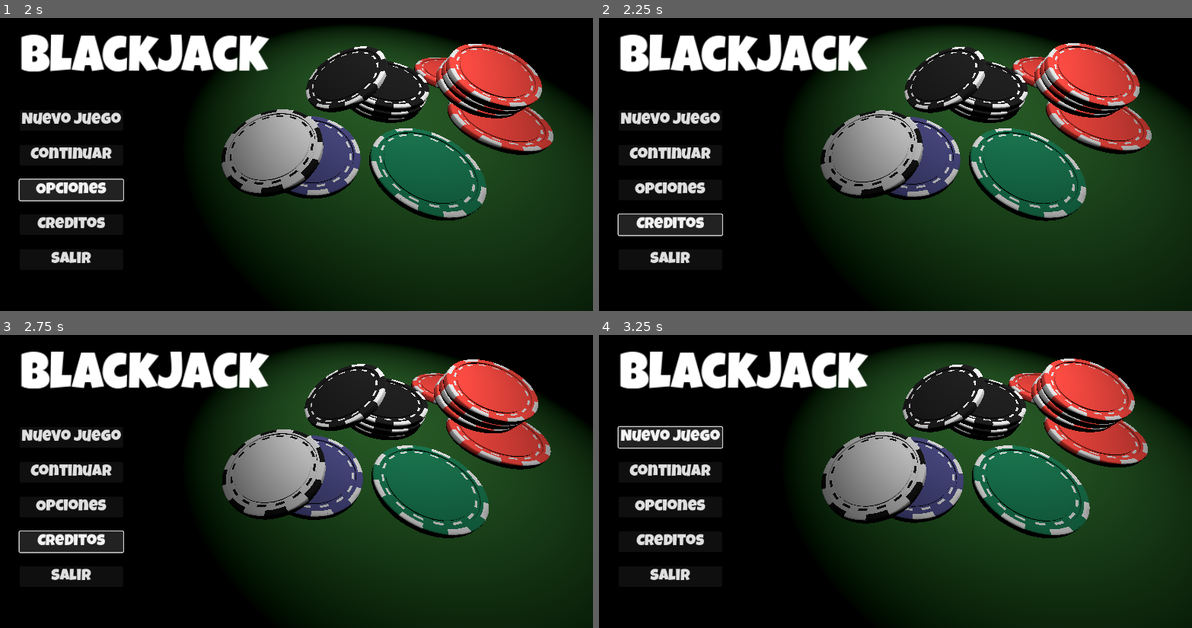
Above: before the commit, frames 1-4 (two rows, left to right).
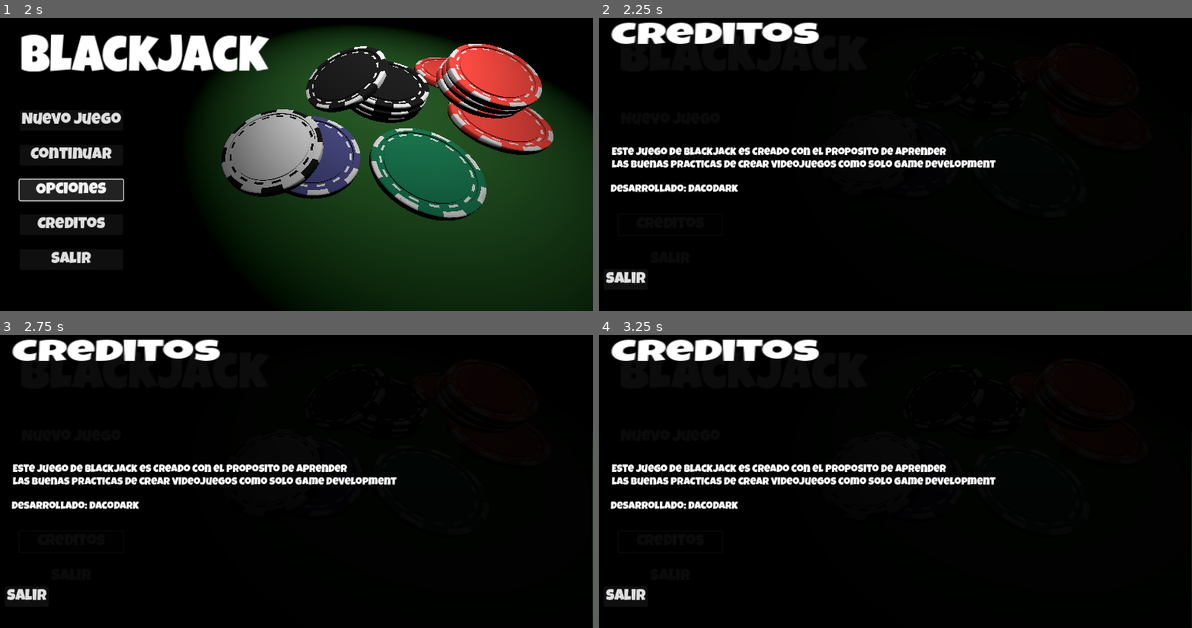
Above: after the commit, the same moments.

Repository: DacoDark/blackjack_godot
Game: Godot game, scene res://scenes/menus/main_menu.tscn
Two runs of this game, one before a commit and one after it. Both use one fixed random seed, a clock stepped at 60 frames per second and the inputs below.
Inputs:
- Up to frame 1 (2 s): click "Continuar" at 0.5 s; click "Opciones" at 1.25 s
- Up to frame 2 (2.25 s): click "Creditos" at 2 s
- Up to frame 3 (2.75 s): no input
- Up to frame 4 (3.25 s): click "Nuevo Juego" at 2.75 s

Frame 1 is identical in both runs. In frame 2, 59% of the frame differs, in the area x 1-100%, y 1-100%; in frame 3, 59%; in frame 4, 59%.

Commit message:
Creditos menu setup completo
Se termina la vista de Creditos

Diff:
--- a/scenes/menus/main_menu.tscn
+++ b/scenes/menus/main_menu.tscn
@@ -6,6 +6,7 @@
 [ext_resource type="PackedScene" uid="uid://b6md4e44ft2vm" path="res://assets/models/chips_fixed/Blue_chip.tscn" id="2_8r73w"]
 [ext_resource type="PackedScene" uid="uid://b5yq5kehgme6g" path="res://assets/models/chips_fixed/Red_chip.tscn" id="3_6bivr"]
 [ext_resource type="PackedScene" uid="uid://b4mg53xm2q51n" path="res://assets/models/chips_fixed/White_chip.tscn" id="6_1hnlc"]
+[ext_resource type="Script" uid="uid://bigot0ox8ox7e" path="res://scripts/menu/main_menu_ui.gd" id="7_1hnlc"]
 [ext_resource type="FontFile" uid="uid://dm8bh0fd63n4w" path="res://assets/models/fonts/LuckiestGuy-Regular.ttf" id="7_8r73w"]
 
 [sub_resource type="Environment" id="Environment_50h1w"]
@@ -83,13 +84,14 @@
 transform = Transform3D(1, 0, 0, 0, 0.660775, 0.750584, 0, -0.750584, 0.660775, -0.65946, 0.847126, 0.878335)
 fov = 75.2165
 
-[node name="Control" type="Control" parent="Camera3D"]
+[node name="main_menu_ui" type="Control" parent="Camera3D"]
 layout_mode = 3
 anchors_preset = 0
 offset_right = 40.0
 offset_bottom = 40.0
-
-[node name="Titulo" type="Label" parent="Camera3D/Control"]
+script = ExtResource("7_1hnlc")
+
+[node name="Titulo" type="Label" parent="Camera3D/main_menu_ui"]
 layout_mode = 1
 offset_left = 67.0
 offset_top = 124.0
@@ -100,7 +102,7 @@
 theme_override_font_sizes/font_size = 58
 text = "BlackJack"
 
-[node name="VBoxContainer" type="VBoxContainer" parent="Camera3D/Control"]
+[node name="main_menu_buttons" type="VBoxContainer" parent="Camera3D/main_menu_ui"]
 layout_mode = 0
 offset_left = 66.0
 offset_top = 267.0
@@ -108,36 +110,91 @@
 offset_bottom = 500.0
 theme_override_constants/separation = 27
 
-[node name="Nuevo Juego" type="Button" parent="Camera3D/Control/VBoxContainer"]
+[node name="Nuevo Juego" type="Button" parent="Camera3D/main_menu_ui/main_menu_buttons"]
 layout_mode = 2
 theme_override_fonts/font = ExtResource("7_8r73w")
 theme_override_font_sizes/font_size = 30
 text = "Nuevo Juego"
 
-[node name="Continuar" type="Button" parent="Camera3D/Control/VBoxContainer"]
+[node name="Continuar" type="Button" parent="Camera3D/main_menu_ui/main_menu_buttons"]
 layout_mode = 2
 theme_override_fonts/font = ExtResource("7_8r73w")
 theme_override_font_sizes/font_size = 30
 text = "Continuar
 "
 
-[node name="Opciones" type="Button" parent="Camera3D/Control/VBoxContainer"]
+[node name="Opciones" type="Button" parent="Camera3D/main_menu_ui/main_menu_buttons"]
 layout_mode = 2
 theme_override_fonts/font = ExtResource("7_8r73w")
 theme_override_font_sizes/font_size = 30
 text = "Opciones
 "
 
-[node name="Creditos" type="Button" parent="Camera3D/Control/VBoxContainer"]
+[node name="Creditos" type="Button" parent="Camera3D/main_menu_ui/main_menu_buttons"]
 layout_mode = 2
 theme_override_fonts/font = ExtResource("7_8r73w")
 theme_override_font_sizes/font_size = 30
 text = "Creditos
 "
 
-[node name="Salir" type="Button" parent="Camera3D/Control/VBoxContainer"]
+[node name="Salir" type="Button" parent="Camera3D/main_menu_ui/main_menu_buttons"]
 layout_mode = 2
 theme_override_fonts/font = ExtResource("7_8r73w")
 theme_override_font_sizes/font_size = 30
 text = "Salir
 "
+
+[node name="creditos_popup" type="ColorRect" parent="Camera3D/main_menu_ui"]
+visible = false
+layout_mode = 1
+offset_right = 1150.0
+offset_bottom = 650.0
+color = Color(0, 0, 0, 0.952941)
+
+[node name="titulo" type="Label" parent="Camera3D/main_menu_ui/creditos_popup"]
+layout_mode = 0
+offset_left = 52.0
+offset_top = 100.0
+offset_right = 121.0
+offset_bottom = 117.0
+scale = Vector2(2.29971, 1.4309)
+theme_override_fonts/font = ExtResource("7_8r73w")
+theme_override_font_sizes/font_size = 40
+text = "Creditos"
+
+[node name="Label" type="Label" parent="Camera3D/main_menu_ui/creditos_popup"]
+layout_mode = 0
+offset_left = 53.0
+offset_top = 337.0
+offset_right = 780.0
+offset_bottom = 382.0
+theme_override_fonts/font = ExtResource("7_8r73w")
+theme_override_font_sizes/font_size = 20
+text = "Este juego de blackjack es creado con el proposito de aprender
+las buenas practicas de crear videojuegos como solo game development"
+
+[node name="Label2" type="Label" parent="Camera3D/main_menu_ui/creditos_popup"]
+offset_left = 51.0
+offset_top = 407.0
+offset_right = 353.0
+offset_bottom = 436.0
+theme_override_fonts/font = ExtResource("7_8r73w")
+theme_override_font_sizes/font_size = 20
+text = "Desarrollado: dacoDark"
+
+[node name="creditos_back" type="Button" parent="Camera3D/main_menu_ui/creditos_popup"]
+offset_left = 38.0
+offset_top = 569.0
+offset_right = 121.0
+offset_bottom = 608.0
+theme_override_fonts/font = ExtResource("7_8r73w")
+theme_override_font_sizes/font_size = 30
+text = "Salir
+"
+
+[connection signal="pressed" from="Camera3D/main_menu_ui/main_menu_buttons/Nuevo Juego" to="Camera3D/main_menu_ui" method="_on_nuevo_juego_pressed"]
+[connection signal="pressed" from="Camera3D/main_menu_ui/main_menu_buttons/Continuar" to="Camera3D/main_menu_ui" method="_on_continuar_pressed"]
+[connection signal="pressed" from="Camera3D/main_menu_ui/main_menu_buttons/Opciones" to="Camera3D/main_menu_ui" method="_on_opciones_pressed"]
+[connection signal="pressed" from="Camera3D/main_menu_ui/main_menu_buttons/Creditos" to="Camera3D/main_menu_ui" method="_on_creditos_pressed"]
+[connection signal="pressed" from="Camera3D/main_menu_ui/main_menu_buttons/Salir" to="Camera3D/main_menu_ui" method="_on_salir_pressed"]
+[connection signal="pressed" from="Camera3D/main_menu_ui/creditos_popup/creditos_back" to="Camera3D/main_menu_ui" method="_on_creditos_back_pressed"]
--- /dev/null
+++ b/scripts/menu/main_menu_ui.gd
@@ -0,0 +1,37 @@
+extends Control
+
+
+
+func _ready():
+	pass
+
+
+
+func _process(delta):
+	pass
+
+func _on_nuevo_juego_pressed() -> void:
+	pass # Replace with function body.
+
+
+func _on_continuar_pressed() -> void:
+	pass # Replace with function body.
+
+
+func _on_opciones_pressed() -> void:
+	pass # Replace with function body.
+
+
+func _on_creditos_pressed() -> void:
+	$creditos_popup.show()
+	pass # Replace with function body.
+
+
+func _on_salir_pressed() -> void:
+	get_tree().quit()
+	pass # Replace with function body.
+
+
+func _on_creditos_back_pressed() -> void:
+	$creditos_popup.hide()
+	pass # Replace with function body.
Not shown: 1 places in scenes/menus/main_menu.tscn that only renumber resources
Not shown, added: scripts/menu/main_menu_ui.gd.uid
